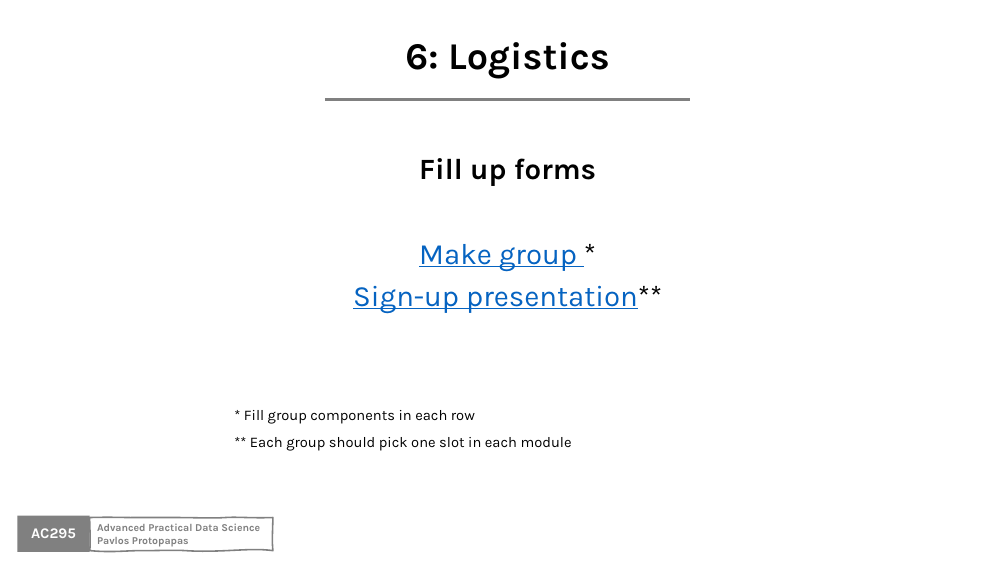
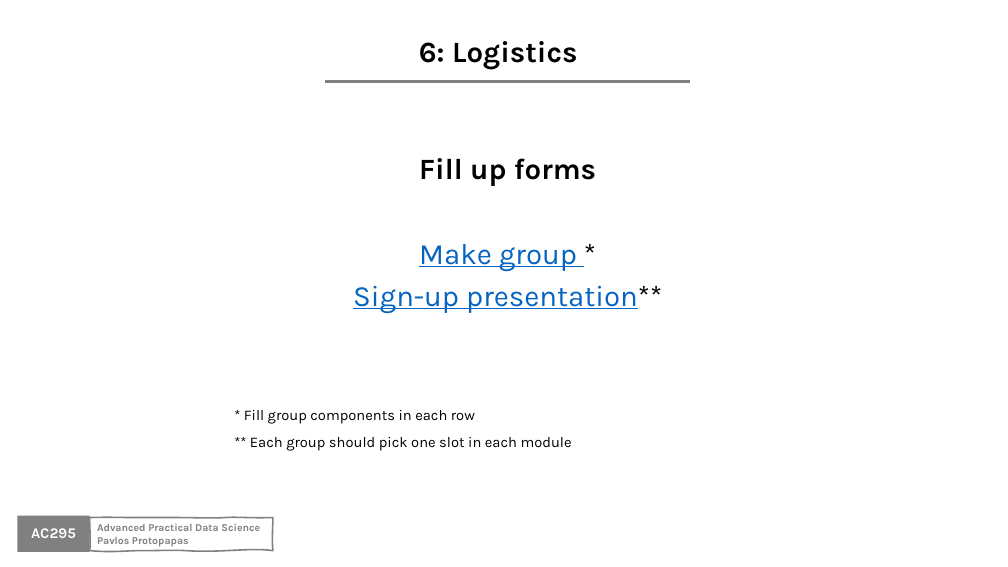
Before and after one commit to Harvard-IACS/2020-AC295, a slide deck: slide 15 of content/lectures/lecture1/presentation/lecture1_draft.pptx. Drawn at 1008x567 pixels with LibreOffice and Linux fonts; fonts in the diff are those of the drawing; background and template pictures are left out. Boxes give left, top, right and bottom in pixels: in the first picture for what was removed or moved away, otherwise in the second. Text is boxed around its words. In the diff, an @@ line names an element or a change of style, - is before the commit and + after.

```diff
--- a/content/lectures/lecture1/presentation/lecture1_draft.pptx
+++ b/content/lectures/lecture1/presentation/lecture1_draft.pptx
@@ text "6: Logistics": place and size @@
-text "6: Logistics" at box(405, 42, 610, 79)
+text "6: Logistics" at box(419, 41, 578, 69)
@@ text "6: Logistics" at box(419, 41, 578, 69): size 36 to 28 pt, bold off @@
@@ line moved from (325, 99) - (690, 99) to (325, 82) - (690, 82) @@
```
Also in this commit, not shown: 11 other slides changed, 6 other files.
